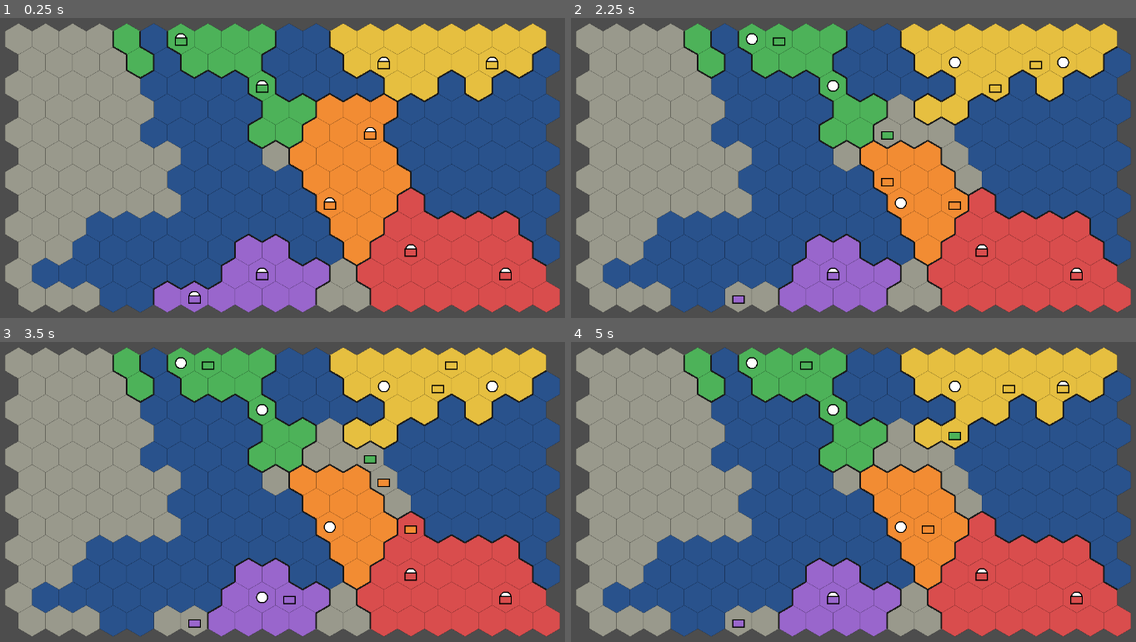
Above: before the commit, frames 1-4 (two rows, left to right).
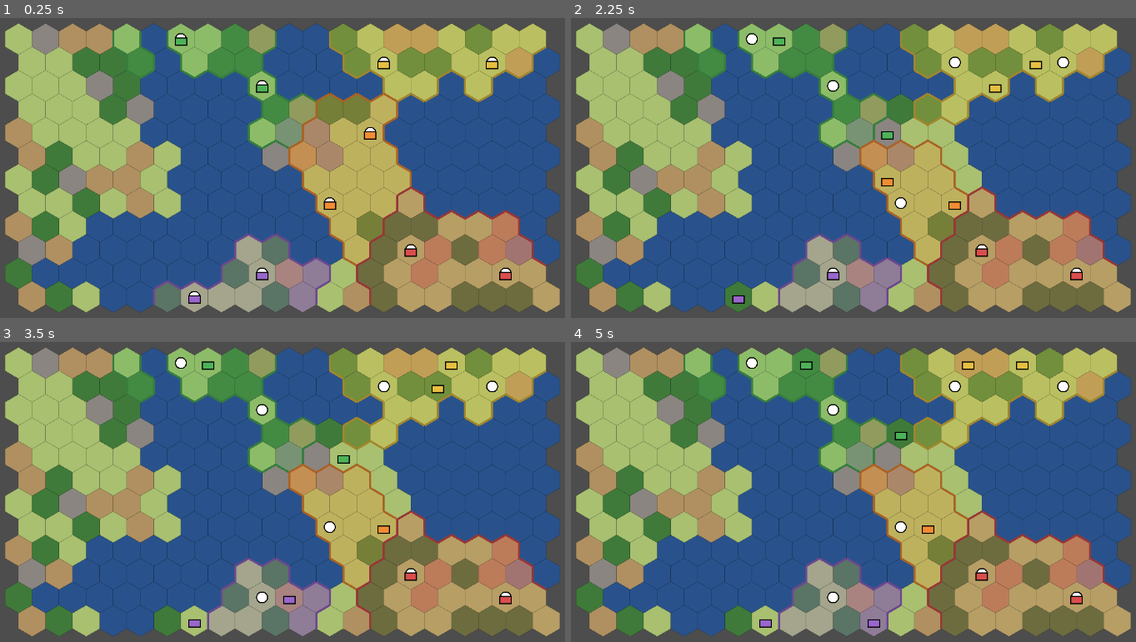
Above: after the commit, the same moments.

Repository: dwaite498/fault-lines-the-gift
Game: Godot game, scene res://scenes/main.tscn
Two runs of this game, one before a commit and one after it. Both use one fixed random seed, a clock stepped at 60 frames per second and the inputs below.
Inputs (mouse positions are in pixels of both pictures, inside the frame that each line leads up to):
- Up to frame 1 (0.25 s): no input
- Up to frame 2 (2.25 s): tap Enter at 0.5 s; move the mouse to (1045, 183) at 0.52 s; hold D 0.53-1.28 s; tap F at 0.6, 1.55, 2.1 s; click (1045, 183) at 0.67 s; tap Space at 0.77, 0.8, 1.07, 1.35, 1.52, 1.82 s; move the mouse to (763, 219) at 1.27 s; move the mouse to (960, 117) at 2.02 s; hold D from 2.03 s (still down)
- Up to frame 3 (3.5 s): keep holding D; tap Space at 2.3, 2.75, 3.02, 3.32 s; move the mouse to (293, 600) at 2.77 s; tap F at 2.85 s; click (293, 600) at 2.92 s
- Up to frame 4 (5 s): move the mouse to (1096, 582) at 3.52 s; release D at 3.53 s; tap Space at 3.6, 3.77, 4.07, 4.52, 4.82 s; move the mouse to (695, 468) at 4.27 s; tap F at 4.35 s

The runs differ from the first frame. In frame 1, 52% of the frame differs, in the area x 0-100%, y 1-99%; in frame 2, 51%; in frame 3, 51%; in frame 4, 51%.

Commit message:
Add terrain, move costs, terrain defense, and disbanding (Task 7)

Diff:
--- a/data/divisions_config.json
+++ b/data/divisions_config.json
@@ -5,6 +5,6 @@
 		"morale": 0.5,
 		"attack": 10,
 		"defense": 12,
-		"move": 1
+		"move": 2
 	}
 }
--- /dev/null
+++ b/data/terrain_config.json
@@ -0,0 +1,10 @@
+{
+	"types": {
+		"plains": {"color": "#a8c070", "move_cost": 1, "defense_mult": 1.0, "passable": true},
+		"forest": {"color": "#3f7a3a", "move_cost": 2, "defense_mult": 1.25, "passable": true},
+		"hills": {"color": "#b09060", "move_cost": 2, "defense_mult": 1.5, "passable": true},
+		"mountains": {"color": "#8a8580", "move_cost": 3, "defense_mult": 2.0, "passable": true},
+		"water": {"color": "#29528c", "move_cost": 1, "defense_mult": 1.0, "passable": false}
+	},
+	"land_weights": {"plains": 50, "forest": 25, "hills": 15, "mountains": 10}
+}
--- a/scripts/combat/division.gd
+++ b/scripts/combat/division.gd
@@ -12,9 +12,11 @@
 var morale: float
 var attack: float
 var defense: float
-## Actions per turn. Moving, attacking, or fortifying each use the whole turn.
+## Move points per turn. Each step costs the entered hex's move_cost.
 var move: int
 var moves_left: int
+## True once it has moved this turn; it can keep moving but not attack or fortify.
+var has_moved := false
 var supplied := true
 var fortify_level := 0
 ## True if it attacked or was attacked this turn (blocks org recovery).
--- a/scripts/combat/division_roster.gd
+++ b/scripts/combat/division_roster.gd
@@ -39,32 +39,42 @@
 
 # --- Move ---
 
-## True if d has its action left and hex is an adjacent, unoccupied land hex.
+## True if hex is an adjacent, unoccupied, passable hex and d can pay its
+## move_cost. The first step of a turn is always allowed (1-hex minimum).
 func can_move(d: Division, hex: Vector2i, hex_map: HexMap) -> bool:
-	return (d.moves_left > 0
-			and hex in hex_map.neighbors(d.hex)
-			and hex_map.cells[hex] != HexMap.WATER
-			and division_at(hex) == null)
+	if d.moves_left <= 0 or not hex in hex_map.neighbors(d.hex) or division_at(hex) != null:
+		return false
+	var terrain := hex_map.terrain_of(hex)
+	if not terrain.passable:
+		return false
+	return d.moves_left >= int(terrain.move_cost) or not d.has_moved
 
 
-## Moves d; moving onto an enemy city captures it.
+## Moves d one hex; moving onto an enemy city captures it.
 func try_move(d: Division, hex: Vector2i, hex_map: HexMap) -> bool:
 	if not can_move(d, hex, hex_map):
 		return false
 	d.hex = hex
-	d.moves_left = 0
+	d.moves_left = maxi(d.moves_left - int(hex_map.terrain_of(hex).move_cost), 0)
+	d.has_moved = true
 	d.fortify_level = 0
 	var city := hex_map.city_at(hex)
 	if not city.is_empty() and city.nation != d.nation:
 		var eliminated := hex_map.capture_city(hex, d.nation)
+		disband(eliminated)
 		print("Nation %d captured a city at %s; eliminated: %s" % [d.nation, hex, eliminated])
 	return true
+
+
+## Removes every division of the given nations.
+func disband(nations: Array[int]) -> void:
+	divisions.assign(divisions.filter(func(d): return not nations.has(d.nation)))
 
 
 # --- Fortify ---
 
 func fortify(d: Division) -> bool:
-	if d.moves_left <= 0:
+	if d.moves_left <= 0 or d.has_moved:
 		return false
 	d.fortify_level = mini(d.fortify_level + 1, int(combat.max_fortify))
 	d.moves_left = 0
@@ -74,7 +84,7 @@
 # --- Attack ---
 
 func can_attack(attacker: Division, defender: Division, hex_map: HexMap) -> bool:
-	return (attacker.moves_left > 0 and defender != null
+	return (attacker.moves_left > 0 and not attacker.has_moved and defender != null
 			and defender.nation != attacker.nation
 			and defender.hex in hex_map.neighbors(attacker.hex))
 
@@ -89,7 +99,9 @@
 	var roll_max: float = combat.roll_max
 	var atk: float = attacker.attack * rng.randf_range(roll_min, roll_max)
 	var fort_mult: float = 1.0 + combat.fortify_bonus_per_level * defender.fortify_level
-	var def: float = defender.defense * fort_mult * rng.randf_range(roll_min, roll_max)
+	var terrain_mult: float = hex_map.terrain_of(defender.hex).defense_mult
+	var def: float = (defender.defense * fort_mult * terrain_mult
+			* rng.randf_range(roll_min, roll_max))
 	var attacker_won := atk > def
 	var margin := absf(atk - def)
 	var str_dmg: float = combat.base_strength_damage + margin
@@ -104,7 +116,7 @@
 	attacker.in_combat = true
 	defender.in_combat = true
 	return {
-		"atk": atk, "def": def, "attacker_won": attacker_won, "margin": margin,
+		"atk": atk, "def": def, "terrain_mult": terrain_mult, "attacker_won": attacker_won, "margin": margin,
 		"attacker_outcome": _after_combat(attacker, hex_map),
 		"defender_outcome": _after_combat(defender, hex_map),
 	}
@@ -125,7 +137,8 @@
 		return "held"
 	for n in hex_map.neighbors(d.hex):
 		var owner: int = hex_map.cells[n]
-		if (owner == d.nation or owner == HexMap.UNCLAIMED) and division_at(n) == null:
+		if ((owner == d.nation or owner == HexMap.UNCLAIMED) and division_at(n) == null
+				and hex_map.terrain_of(n).passable):
 			d.hex = n
 			d.fortify_level = 0
 			return "retreated"
@@ -165,3 +178,4 @@
 			d.org = minf(d.org + d.morale * rate, d.max_org)
 		d.in_combat = false
 		d.moves_left = d.move
+		d.has_moved = false
--- a/scripts/main.gd
+++ b/scripts/main.gd
@@ -42,6 +42,7 @@
 			return
 		var city: Dictionary = hex_map.cities.back()
 		var eliminated := hex_map.remove_city(city.id)
+		roster.disband(eliminated)
 		print("Removed city %d; eliminated nations: %s" % [city.id, eliminated])
 	if _view.selected and not roster.divisions.has(_view.selected):
 		_view.selected = null
--- a/scripts/map/hex_map.gd
+++ b/scripts/map/hex_map.gd
@@ -32,12 +32,17 @@
 var claim_radius := 2
 ## The seed passed to generate(); other systems derive their RNG from it.
 var seed_value := 0
+## Vector2i cell -> terrain name ("plains", "forest", ...). See generate_terrain().
+var terrain: Dictionary = {}
+## Terrain name -> {color, move_cost, defense_mult, passable} from terrain_config.json.
+var terrain_types: Dictionary = {}
 
 
 ## Builds a map from the map config (width, height, seed, land_ratio, nation_count)
 ## and the cities config (cities_per_nation, claim_radius, min_spacing).
 static func from_config_file(map_path: String,
-		cities_path := "res://data/cities_config.json") -> HexMap:
+		cities_path := "res://data/cities_config.json",
+		terrain_path := "res://data/terrain_config.json") -> HexMap:
 	var map_cfg: Dictionary = JSON.parse_string(FileAccess.get_file_as_string(map_path))
 	var city_cfg: Dictionary = JSON.parse_string(FileAccess.get_file_as_string(cities_path))
 	var hex_map := HexMap.new()
@@ -45,7 +50,42 @@
 			float(map_cfg.land_ratio), int(map_cfg.nation_count),
 			int(city_cfg.cities_per_nation), int(city_cfg.claim_radius),
 			int(city_cfg.min_spacing))
+	hex_map.generate_terrain(JSON.parse_string(FileAccess.get_file_as_string(terrain_path)))
 	return hex_map
+
+
+## Picks a terrain for every land hex by weight; water hexes get "water" and
+## city hexes are always plains. Uses its own RNG derived from seed_value, so
+## land, nations, and cities don't change.
+func generate_terrain(config: Dictionary) -> void:
+	terrain_types = config.types
+	var weights: Dictionary = config.land_weights
+	var total := 0.0
+	for kind in weights:
+		total += float(weights[kind])
+	var rng := RandomNumberGenerator.new()
+	rng.seed = seed_value * 7919 + 1
+	terrain.clear()
+	for y in height:
+		for x in width:
+			var cell := Vector2i(x, y)
+			if cells[cell] == WATER:
+				terrain[cell] = "water"
+				continue
+			var roll := rng.randf() * total
+			for kind in weights:
+				roll -= float(weights[kind])
+				if roll < 0.0:
+					terrain[cell] = kind
+					break
+			if not terrain.has(cell):
+				terrain[cell] = weights.keys().back()
+	for city in cities:
+		terrain[city.cell] = "plains"
+
+
+func terrain_of(cell: Vector2i) -> Dictionary:
+	return terrain_types[terrain[cell]]
 
 
 func generate(map_width: int, map_height: int, map_seed: int,
--- a/scripts/map/map_view.gd
+++ b/scripts/map/map_view.gd
@@ -1,6 +1,6 @@
 class_name MapView
 extends Node2D
-## Draws a HexMap with placeholder colors. Holds no game logic.
+## Draws a HexMap: terrain colors with a tinted nation overlay and borders. No game logic.
 
 const HEX_SIZE := 30.0
 const ORIGIN := Vector2(50, 50)
@@ -26,17 +26,20 @@
 		return
 	for cell in hex_map.cells:
 		var corners := _corners(hex_to_pixel(cell))
-		draw_colored_polygon(corners, _color_for(hex_map.cells[cell]))
+		draw_colored_polygon(corners, Color.html(hex_map.terrain_of(cell).color))
+		var owner: int = hex_map.cells[cell]
+		if owner >= 0:
+			draw_colored_polygon(corners, Color(_color_for(owner), 0.3))
 		corners.append(corners[0])
 		draw_polyline(corners, Color(0, 0, 0, 0.2), 1.0)
-	# Thick lines where two different owners meet.
+	# Thick lines in the nation's color where two different owners meet.
 	for cell in hex_map.cells:
 		var owner: int = hex_map.cells[cell]
 		if owner < 0:
 			continue
 		for n in hex_map.neighbors(cell):
 			if hex_map.cells[n] != owner:
-				_draw_shared_edge(cell, n)
+				_draw_shared_edge(cell, n, _color_for(owner))
 	for city in hex_map.cities:
 		var center := hex_to_pixel(city.cell)
 		draw_circle(center, HEX_SIZE * 0.35, Color.WHITE)
@@ -70,11 +73,11 @@
 	return best
 
 
-func _draw_shared_edge(cell: Vector2i, other: Vector2i) -> void:
+func _draw_shared_edge(cell: Vector2i, other: Vector2i, color: Color) -> void:
 	var other_center := hex_to_pixel(other)
 	var corners := Array(_corners(hex_to_pixel(cell)))
 	corners.sort_custom(func(a, b): return a.distance_to(other_center) < b.distance_to(other_center))
-	draw_line(corners[0], corners[1], Color(0.1, 0.1, 0.1), 3.0)
+	draw_line(corners[0], corners[1], color.darkened(0.3), 4.0)
 
 
 func _corners(center: Vector2) -> PackedVector2Array:
